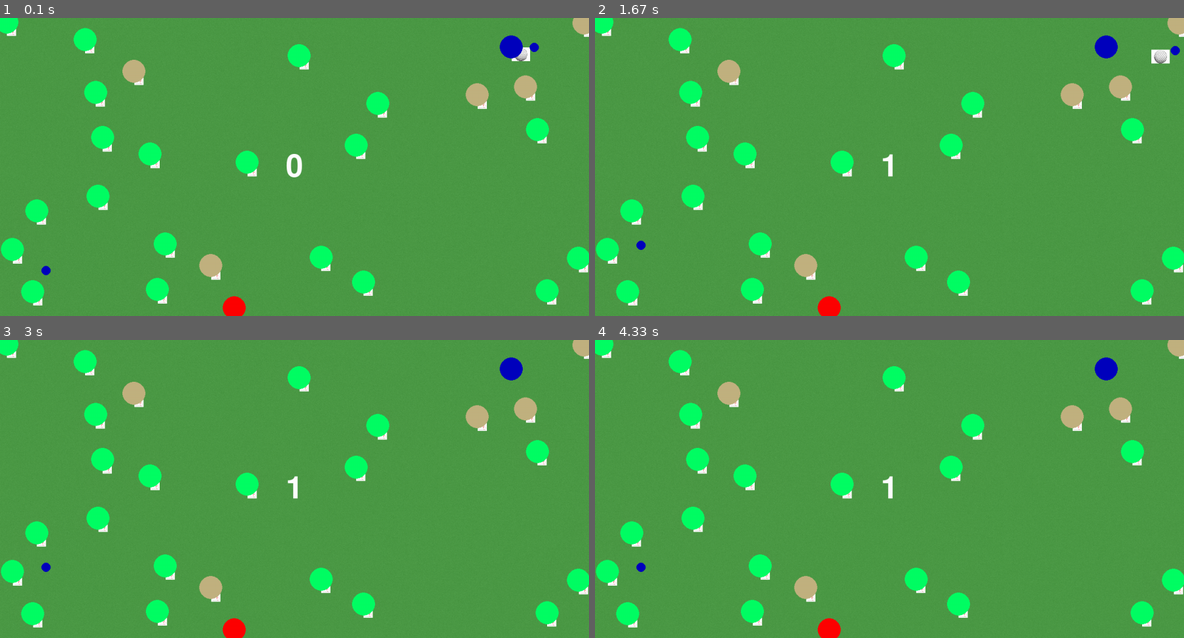
Above: before the commit, frames 1-4 (two rows, left to right).
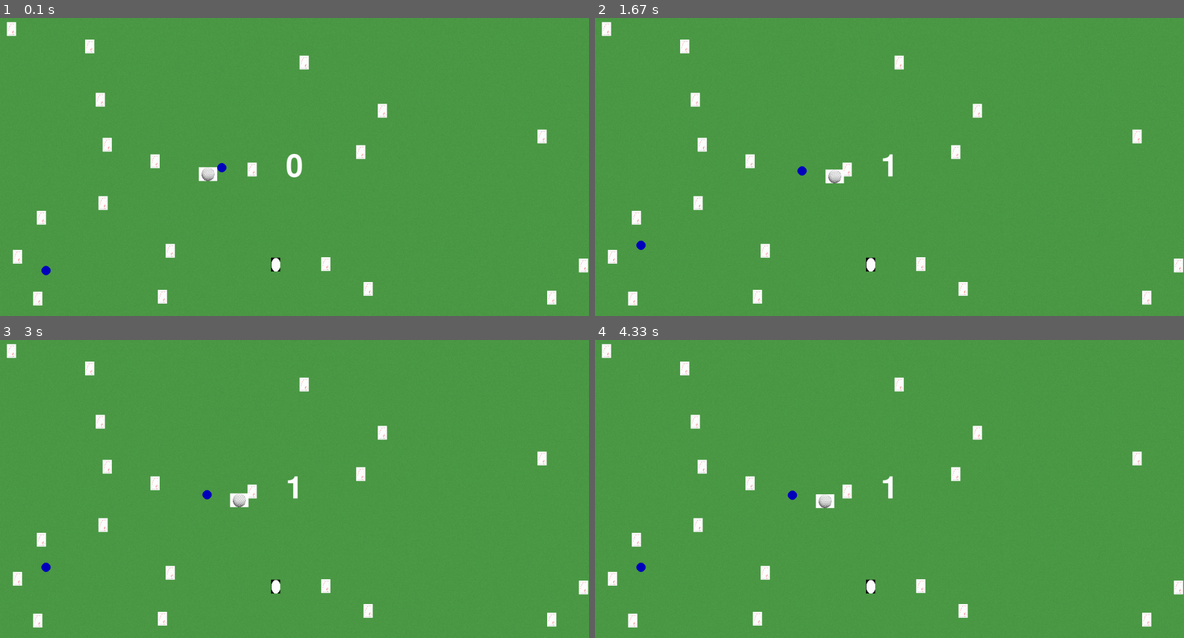
Above: after the commit, the same moments.

Repository: bluesun-pixel/projet-pygame
Game: pygame game, started from main.py
Same seed, same stepped clock (60 frames per second), same inputs: the game is played once before the commit and once after it.
Inputs:
- Up to frame 1 (0.1 s): no input
- Up to frame 2 (1.67 s): tap Space at 0.33, 0.73, 1.03, 1.23 s
- Up to frame 3 (3 s): no input
- Up to frame 4 (4.33 s): no input

The runs differ from the first frame. In frame 1, 6.8% of the frame differs, in the area x 0-100%, y 0-100%; in frame 2, 6.8%; in frame 3, 6.6%; in frame 4, 6.6%.

Commit message:
trigger de fin du jeu et identification partielle du bug de collision

Diff:
--- a/main.py
+++ b/main.py
@@ -111,9 +111,9 @@
 # <editor-fold desc="Déclaration des classes">
 # Classe parente dont les obstacles héritent
 class Obstacles(pygame.sprite.Sprite):
-    def __init__(self, pos_x, pos_y, liste_des_sprites):
+    def __init__(self, pos_x, pos_y, liste_des_sprites, nom_sprite):
         super().__init__()  # Appel obligatoire
-        self.image = pygame.image.load("Images/img.png").convert_alpha()
+        self.image = pygame.image.load(f"Images/{nom_sprite}").convert_alpha()
         self.image = pygame.transform.scale(self.image, [20, 30])
         self.rect = self.image.get_rect()
         self.rect.x = pos_x
@@ -129,22 +129,27 @@
 # Classe définissant l'obstacle arbre, faisant rebondir la balle
 class Arbre(Obstacles):
     def __init__(self, pos_x, pos_y, liste_des_sprites):
-        super().__init__(pos_x, pos_y, liste_des_sprites)
+        super().__init__(pos_x, pos_y, liste_des_sprites, "img.png")
         # ajouter_sprite(self.nom_image, pos_x, pos_y)
 
     # Override de la fonction collision() du parent
-    def collision(self, balle):
-        print("Une balle est rentrée dans l'arbre!")
+    def collision(self, balle, sprite):
+        #problème lorsque la balle perd sa vitesse et s'arrête dans un un arbre (bloquée)
+        if sprite.rect.x <= balle.balle_x <= sprite.rect.x + 30:
+            balle.direction[1] = -balle.direction[1]
+        if sprite.rect.y <= balle.balle_y <= sprite.rect.y + 20:
+            balle.direction[0] = -balle.direction[0]
 
 
 # Classe définissant les bunkers (sable)
 class Bunker(Obstacles):
     def __init__(self, pos_x, pos_y, liste_des_sprites):
-        super().__init__(pos_x, pos_y, liste_des_sprites)
+        super().__init__(pos_x, pos_y, liste_des_sprites, "img_1.png")
         # ajouter_sprite(self.nom_image, pos_x, pos_y)
 
     # Override de la fonction collision() du parent
     def collision(self, balle):
+        balle.frottement = 0.6
         print("Oh non! Un bunker!")
 
 
@@ -164,6 +169,12 @@
         else:
             self.vitesse = 0
 
+class Drapeau(Obstacles):
+    def __init__(self, pos_x, pos_y, liste_des_sprites):
+        super().__init__(pos_x, pos_y, liste_des_sprites, "img_2.png")
+
+    def collision(self):
+        print("fin du jeu!")
 
 # </editor-fold>
 
@@ -173,8 +184,8 @@
 PHI = 1.618
 RAYON = 350
 NOMBRE_ARBRES = 20
-NOMBRE_BUNKERS = 5
-DISTANCE_MINIMUM_TEE_DRAPEAU = 800
+NOMBRE_BUNKERS = 0
+DISTANCE_MINIMUM_TEE_DRAPEAU = 100
 VITESSE_ANGULAIRE = .002
 FORCE_MINIMUM = 1
 
@@ -219,6 +230,7 @@
 
     drapeau_index = randint(0, len(liste_de_points) - 1)
     drapeau = liste_de_points[drapeau_index]
+    drapeau_sprite = Drapeau(drapeau[0], drapeau[1], liste_sprite)
     liste_de_points.remove(liste_de_points[drapeau_index])
 
     tee_index = randint(0, len(liste_de_points) - 1)
@@ -238,7 +250,7 @@
             print("point discarded")
         liste_de_points.remove(liste_de_points[tee_index_prime])
 
-    return arbres, bunkers, drapeau, tee
+    return arbres, bunkers, drapeau_sprite, tee
 
 
 # </editor-fold>
@@ -247,11 +259,11 @@
 terrain = ajouter_sprite("Images/grass_texture.jpg", 0, 0)
 compteur = ajouter_texte(None, 100, f"{nombre_de_tirs}")
 
-liste_arbres, liste_bunkers, drapeau_position, tee_position = generation_du_terrain(points)
+liste_arbres, liste_bunkers, drapeau_sprite, tee_position = generation_du_terrain(points)
 continuer = True
 balle_golf.balle_x = tee_position[0]
 balle_golf.balle_y = tee_position[1]
-pygame.draw.circle(fenetre, (100, 100, 100), (int(balle_golf.balle_x), int(balle_golf.balle_y)), 15)
+#pygame.draw.circle(fenetre, (100, 100, 100), (int(balle_golf.balle_x), int(balle_golf.balle_y)), 15)
 balle_sprite = ajouter_sprite("Images/balle.png", balle_golf.balle_x, balle_golf.balle_y)
 balle_sprite.image = pygame.transform.scale(balle_sprite.image, [40, 30])
 
@@ -259,6 +271,7 @@
 
 balle_sprite.rect = balle_sprite.image.get_rect()
 obstacles = liste_arbres + liste_bunkers
+obstacles.append(drapeau_sprite)
 
 # <editor-fold desc="Boucle de jeu">
 while continuer:
@@ -273,25 +286,25 @@
 
     balle_golf.deplacer_balle()
 
-    for arbre in liste_arbres:
-        pygame.draw.circle(fenetre, (0, 255, 100), (int(arbre.pos_x), int(arbre.pos_y)), 25)
-    for bunker in liste_bunkers:
-        pygame.draw.circle(fenetre, (194, 178, 128), (int(bunker.pos_x), int(bunker.pos_y)), 25)
-    pygame.draw.circle(fenetre, (255, 0, 0), (int(drapeau_position[0]), int(drapeau_position[1])), 25)
-    pygame.draw.circle(fenetre, (0, 0, 190), (int(tee_position[0]), int(tee_position[1])), 25)
+    #for arbre in liste_arbres:
+        #pygame.draw.circle(fenetre, (0, 255, 100), (int(arbre.pos_x), int(arbre.pos_y)), 25)
+    #for bunker in liste_bunkers:
+        #pygame.draw.circle(fenetre, (194, 178, 128), (int(bunker.pos_x), int(bunker.pos_y)), 25)
+    #pygame.draw.circle(fenetre, (255, 0, 0), (int(drapeau_position[0]), int(drapeau_position[1])), 25)
+    #pygame.draw.circle(fenetre, (0, 0, 190), (int(tee_position[0]), int(tee_position[1])), 25)
     hit_list = pygame.sprite.spritecollide(balle_sprite, obstacles, False)
     if len(hit_list) > 0:
         print("Collision detecté")
         print([(x.rect.x, x.rect.y) for x in hit_list])
         if type(hit_list[0]) == Arbre:
-            if hit_list[0].rect.x <= balle_golf.balle_x <= hit_list[0].rect.x + 30:
-                balle_golf.direction[1] = -balle_golf.direction[1]
-            if hit_list[0].rect.y <= balle_golf.balle_y <= hit_list[0].rect.y + 20:
-                balle_golf.direction[0] = -balle_golf.direction[0]
+            hit_list[0].collision(balle_golf, hit_list[0])
             print("C'est un arbre !")
         if type(hit_list[0]) == Bunker:
-            balle_golf.frottement = 0.6
+            hit_list[0].collision(balle_golf)
             print("C'est un bunker !")
+        if type(hit_list[0]) == Drapeau:
+            print("collision drapeau")
+            hit_list[0].collision()
 
     match game_state:
         case 0:
@@ -313,12 +326,9 @@
             else:
                 alpha = 0
             force_aléatoire = (force_y + 1) / 2
-            print(f"force aléatoire : {force_aléatoire}")
-
-    pygame.draw.circle(fenetre, (0, 0, 190), (
-    balle_golf.balle_x + direction_aléatoire[0] * 50, balle_golf.balle_y + direction_aléatoire[1] * 50), 10)
-    pygame.draw.circle(fenetre, (0, 0, 190), (fenetre.get_rect().bottomleft[0] + 100, fenetre.get_rect().bottomleft[
-        1] - hauteur_force * force_aléatoire * 2 + 1 - 100), 10)
+
+    pygame.draw.circle(fenetre, (0, 0, 190), (balle_golf.balle_x + direction_aléatoire[0] * 50, balle_golf.balle_y + direction_aléatoire[1] * 50), 10)
+    pygame.draw.circle(fenetre, (0, 0, 190), (fenetre.get_rect().bottomleft[0] + 100, fenetre.get_rect().bottomleft[1] - hauteur_force * force_aléatoire * 2 + 1 - 100), 10)
     police = pygame.font.Font(None, 100)
     compteur.image = police.render(f"{nombre_de_tirs}", 1, (255, 255, 255))
 
@@ -332,7 +342,6 @@
                     if game_state == 1:
                         balle_golf.direction = direction_aléatoire
                         balle_golf.vitesse = FORCE_MINIMUM + force_aléatoire * 2.7
-                        print(f"vitesse: {balle_golf.vitesse}")
                         nombre_de_tirs += 1
 
                     game_state += 1
